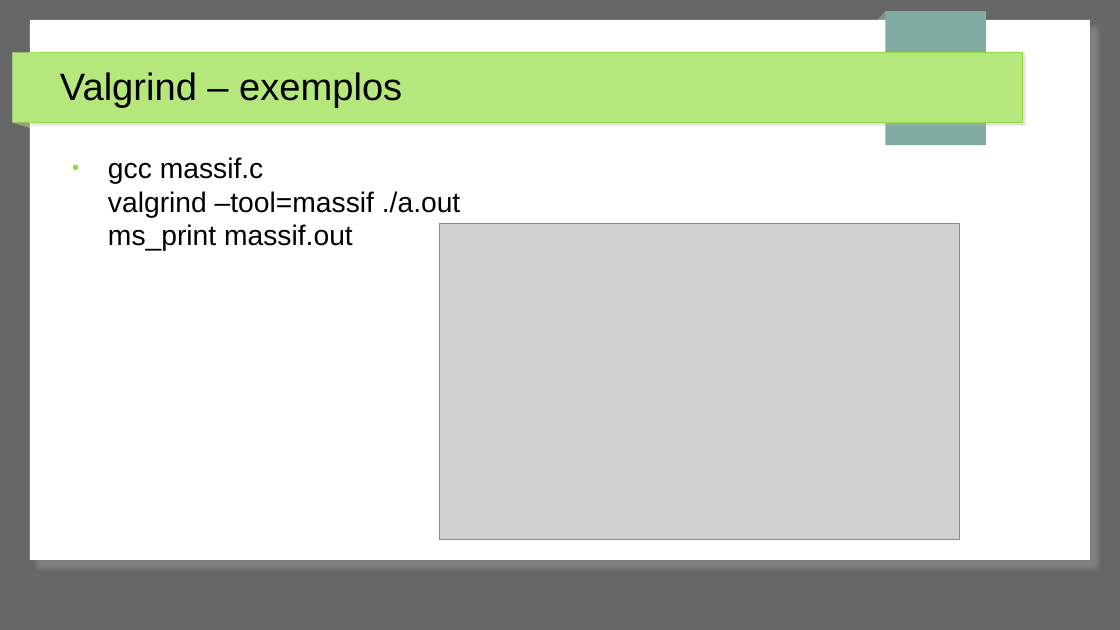
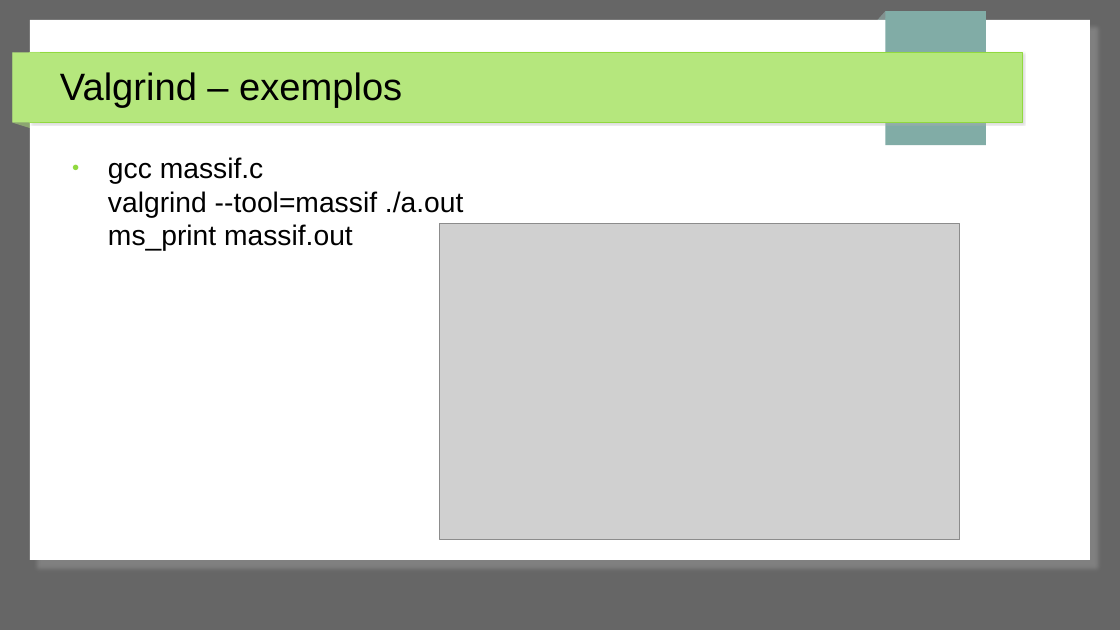
Before and after one commit to jpantonow/SB-T1-ANALISADORES, a slide deck: slide 35 of Slides.odp. Drawn at 1120x630 pixels with LibreOffice and Linux fonts; fonts in the diff are those of the drawing; grey boxes stand for pictures. Boxes give left, top, right and bottom in pixels: in the first picture for what was removed or moved away, otherwise in the second. Text is boxed around its words. In the diff, an @@ line names an element or a change of style, - is before the commit and + after.

Commit message:
typo de novo

```diff
--- a/Slides.odp
+++ b/Slides.odp
@@ text at [108,157,463,251]: text changed @@
-● gcc massif.c
-  valgrind –tool=massif ./a.out
-  ms_print massif.out
+● gcc massif.c
+  valgrind --tool=massif ./a.out
+  ms_print massif.out
```
Also in this commit, not shown: 2 other slides changed.
